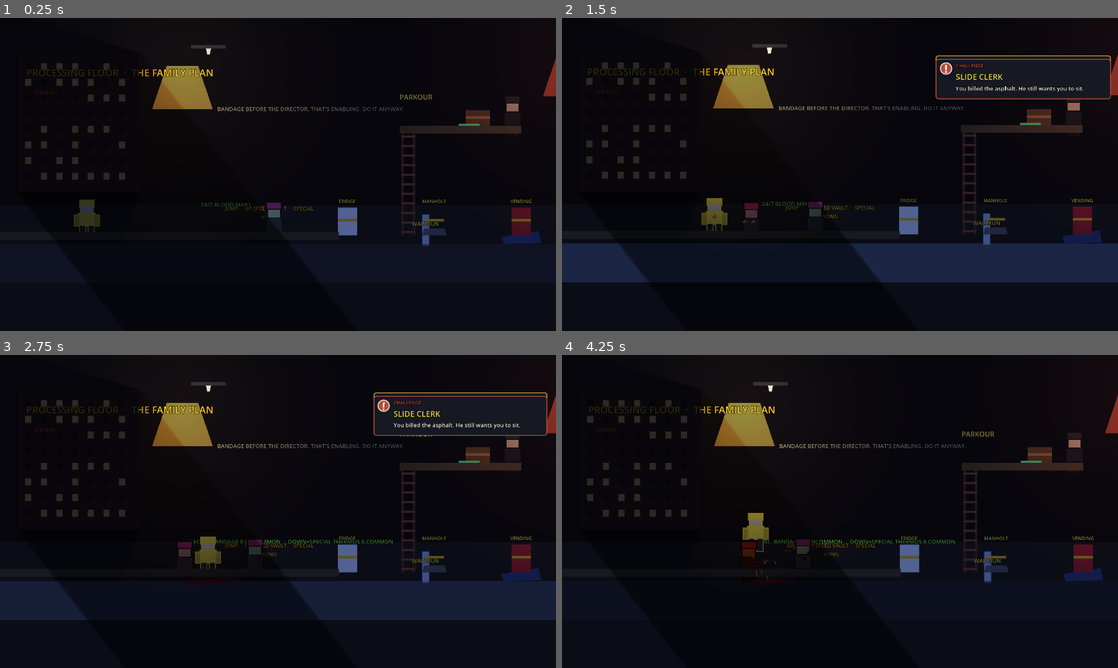
Above: before the commit, frames 1-4 (two rows, left to right).
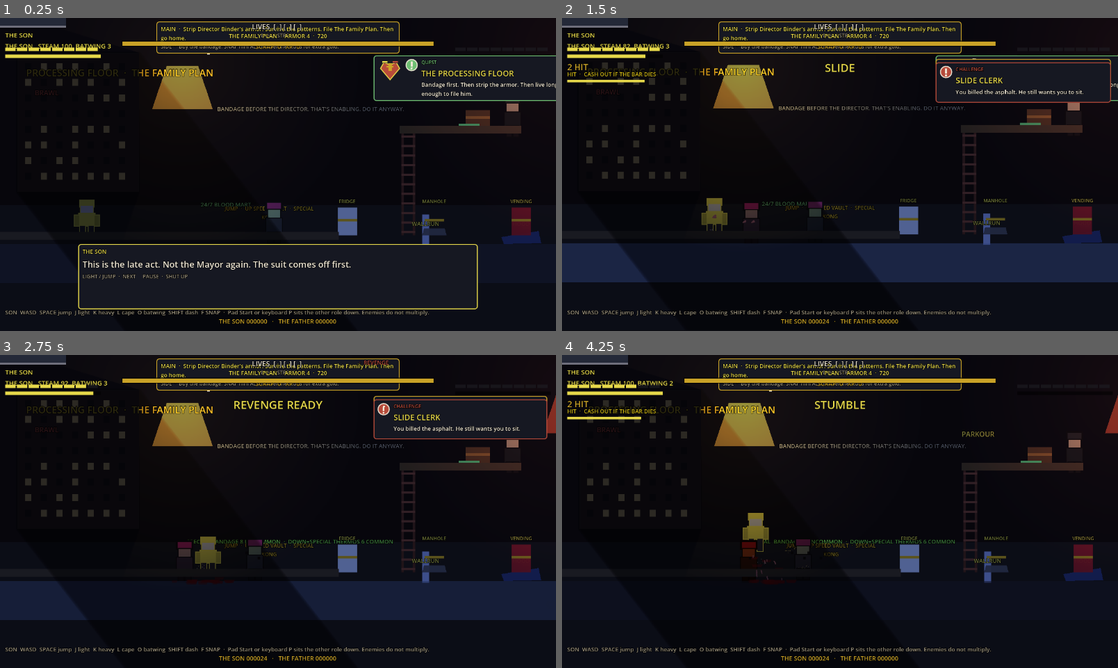
Above: after the commit, the same moments.

Repository: Rebelyouthz/HnT
Game: Godot game, scene res://scenes/levels/processing_floor.tscn
Same seed, same stepped clock (60 frames per second), same inputs: the game is played once before the commit and once after it. This scene is started directly instead of the project's main scene.
Inputs (mouse positions are in pixels of both pictures, inside the frame that each line leads up to):
- Up to frame 1 (0.25 s): no input
- Up to frame 2 (1.5 s): tap Enter (ui_accept) at 0.5 s; move the mouse to (962, 158) at 0.52 s; hold D (p1_right) 0.53-1.28 s; tap I (p1_block) at 0.6 s; click (962, 158) at 0.67 s; tap Space (p1_jump) at 0.77, 1.07 s; move the mouse to (728, 190) at 1.27 s; hold S (p1_down) from 1.28 s (still down); tap Shift (p1_dash) at 1.35 s
- Up to frame 3 (2.75 s): tap Space (p1_jump) at 1.52, 1.82 s; move the mouse to (333, 442) at 2.02 s; release S (p1_down) at 2.03 s; hold D (p1_right) from 2.03 s (still down); tap K (p1_heavy) at 2.1 s
- Up to frame 4 (4.25 s): move the mouse to (812, 574) at 2.77 s; release D (p1_right) at 2.78 s; hold W (p1_up) 2.78-3.53 s; tap J (p1_light) at 2.85 s; click (812, 574) at 2.92 s; tap Space (p1_jump) at 3.02, 3.32, 3.77, 4.07 s; move the mouse to (1006, 558) at 3.52 s; hold A (p1_left) from 3.53 s (still down); tap O (p1_shoot) at 3.6 s

The runs differ from the first frame. In frame 1, 5.9% of the frame differs, in the area x 0-100%, y 0-98%; in frame 2, 4.9%; in frame 3, 4.7%; in frame 4, 3.7%.
Error before the commit: Parse Error: Could not resolve external class member "plates". (res://src/ui/run_hud.gd:318)

Commit message:
Fix Family Plan armor plates inheriting from Punk.
Punk already owns plates, so FamilyPlan no longer redeclares them. The HUD reads the inherited count. Godot 4.7.2 compiles App again. Smoke stays green.

Diff:
--- a/src/actors/family_plan.gd
+++ b/src/actors/family_plan.gd
@@ -4,7 +4,6 @@
 ## Late-act climax. Strip the armor plates first. Then SoR4-sized patterns.
 
 const BODY_HP := 720
-var plates := 4
 var phase := 0
 var stun := 0.0
 var heavies_eaten := 0
@@ -26,7 +25,9 @@
 	speed = 22.0
 	armored = true
 	cop = false
+	plates = 4
 	super._ready()
+	plates = 4
 	add_to_group("act_boss")
 	add_to_group("family_plan")
 	max_hp = BODY_HP
--- a/src/ui/run_hud.gd
+++ b/src/ui/run_hud.gd
@@ -314,8 +314,7 @@
 				best_hp = p.hp
 				best_max = maxi(p.max_hp, 1)
 				best_name = p.title
-				if p is FamilyPlan:
-					plates = (p as FamilyPlan).plates
+				plates = p.plates
 	if best == null:
 		_boss_wrap.visible = false
 		return
